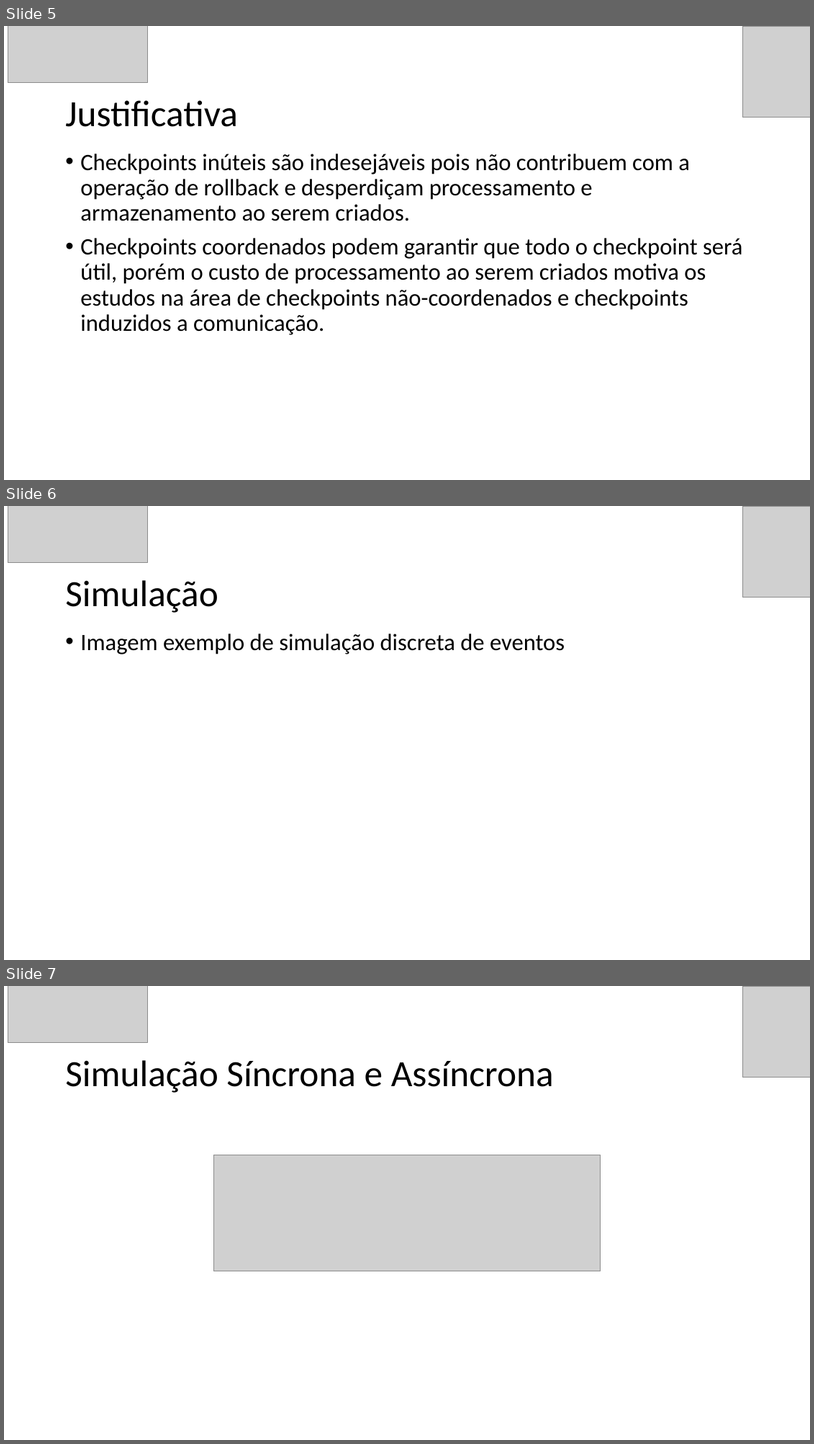
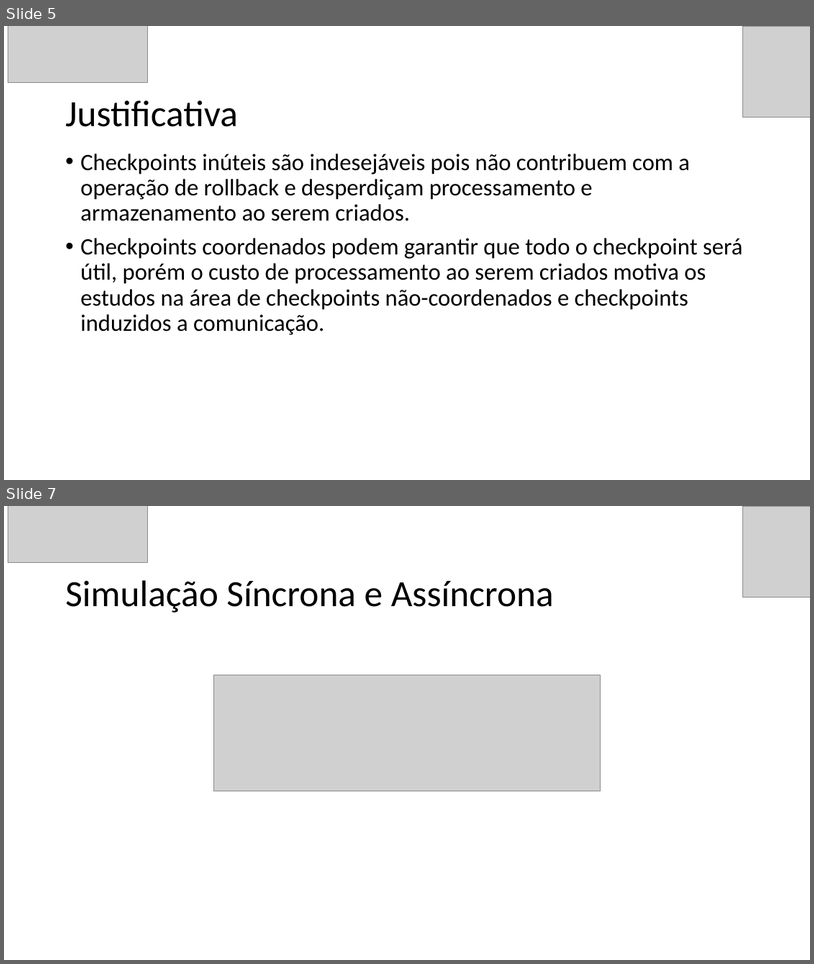
Before and after one commit to GuilhermeBizzani/TCC, a slide deck: Defesa Projeto.pptx. Shown one above the other, each under a label of ours: slides 5, 6 and 7 before the commit, slides 5 and 7 after it; the slides between them are not shown. The pictures are 814x1444 and 814x964 pixels, drawn with LibreOffice and Linux fonts; fonts in the diff are those of the drawing; grey boxes stand for pictures. Boxes give left, top, right and bottom in pixels: in the first picture for what was removed or moved away, otherwise in the second. Text is boxed around its words. In the diff, an @@ line names an element or a change of style, - is before the commit and + after.

```diff
--- a/Defesa Projeto.pptx
+++ b/Defesa Projeto.pptx
@@ slide 6 removed at [4, 506, 810, 960], background #FFFFFF @@
@@ picture removed at [8, 506, 147, 563] @@
@@ picture removed at [743, 506, 810, 597] @@
@@ title removed at [65, 580, 218, 613] @@
-Simulação
@@ text removed at [80, 633, 565, 654] @@
-• Imagem exemplo de simulação discreta de eventos
```
Also in this commit, not shown: 4 slides changed, 2 slides added, 1 other file.
